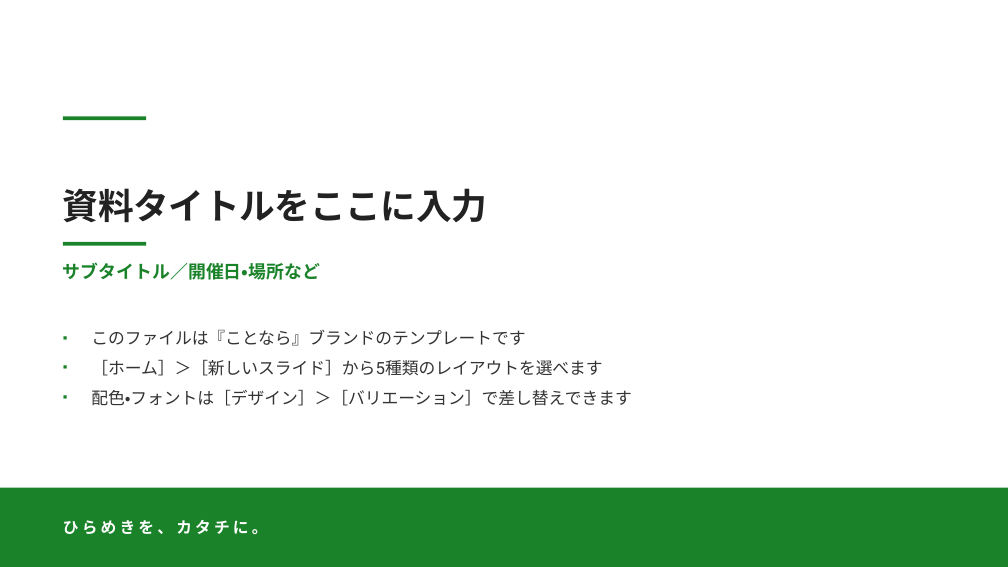
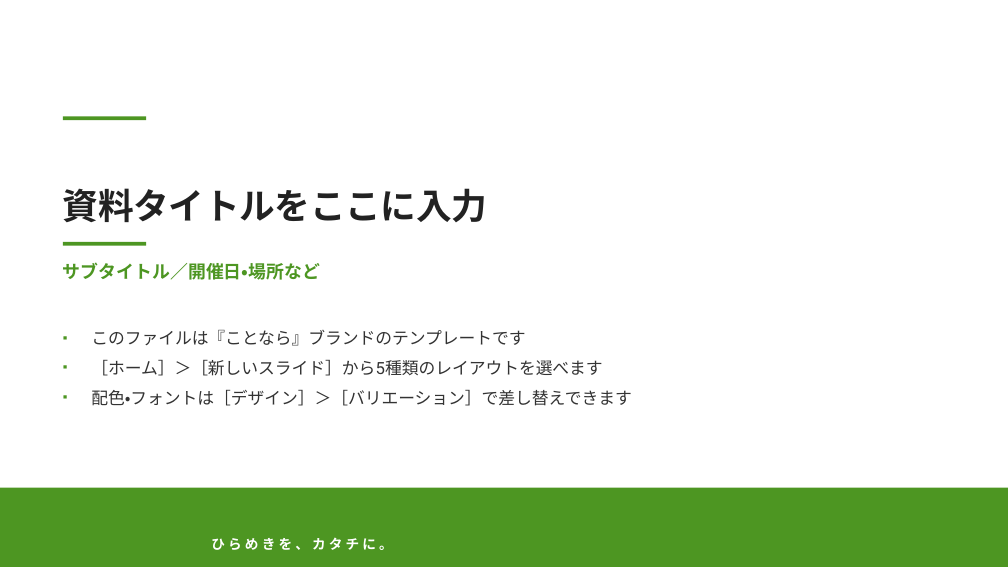
Before and after one commit to kotonara-tech/slide-template, a slide deck: slide 1 of kotonara-brand-template.pptx. Drawn at 1008x567 pixels with LibreOffice and Linux fonts; fonts in the diff are those of the drawing; background and template pictures are left out. Boxes give left, top, right and bottom in pixels: in the first picture for what was removed or moved away, otherwise in the second. Text is boxed around its words. In the diff, an @@ line names an element or a change of style, - is before the commit and + after.

```diff
--- a/kotonara-brand-template.pptx
+++ b/kotonara-brand-template.pptx
@@ rectangle at <box>63,116,146,120</box>: fill #1A832A to #4D9622 @@
@@ subtitle "サブタイトル／開催日・場所など" at <box>63,262,320,280</box>: text colour #1A832A to #4D9622 @@
@@ rectangle at <box>63,242,146,246</box>: fill #1A832A to #4D9622 @@
@@ text "このファイルは『ことなら』ブランドのテンプレートです" at <box>91,330,631,406</box>: bullet colour #1A832A to #4D9622 @@
@@ rectangle "ひらめきを、カタチに。" at <box>0,488,1008,567</box>: size 15 to 13 pt; vertical alignment middle to bottom; fill #1A832A to #4D9622 @@
```
Also in this commit, not shown: 4 slides added, 19 other files.
